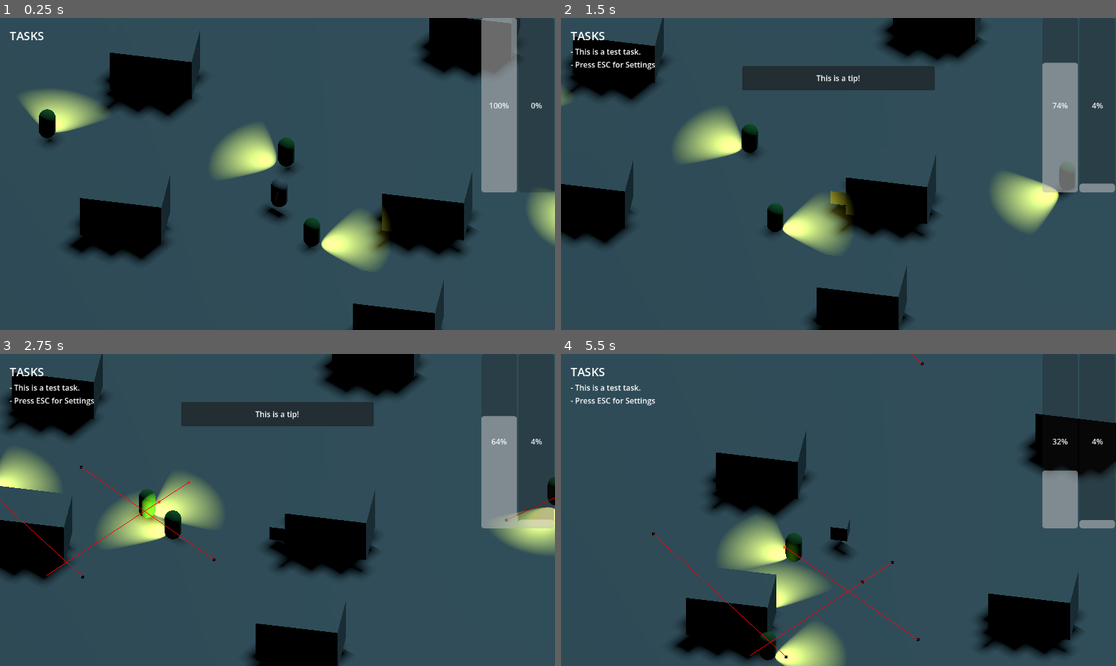
Above: before the commit, frames 1-4 (two rows, left to right).
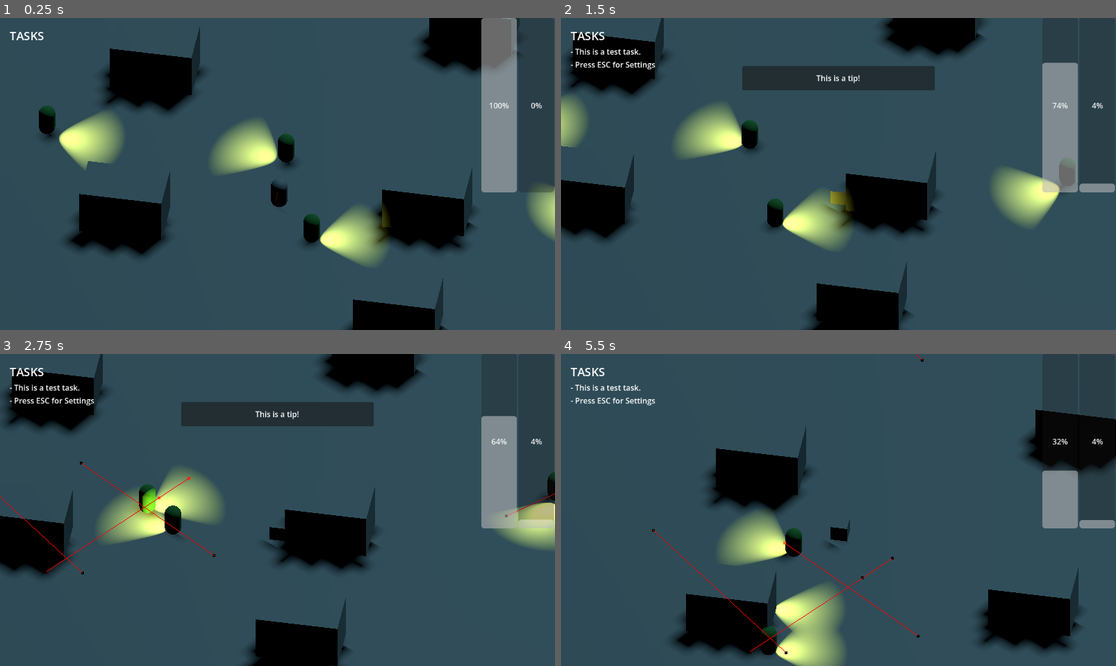
Above: after the commit, the same moments.

Repository: Fredzer0/McGameJam2026
Game: Godot game, scene res://levels/FredScene.tscn
Same seed, same stepped clock (60 frames per second), same inputs: the game is played once before the commit and once after it.
Inputs (mouse positions are in pixels of both pictures, inside the frame that each line leads up to):
- Up to frame 1 (0.25 s): no input
- Up to frame 2 (1.5 s): tap Enter (ui_accept) at 0.5, 0.77 s; move the mouse to (960, 158) at 0.52 s; hold D (move_right) 0.53-1.28 s; tap Shift (dash) at 0.6 s; move the mouse to (727, 189) at 1.27 s; hold S (move_down) from 1.28 s (still down); tap Space (hide) at 1.35 s
- Up to frame 3 (2.75 s): tap Enter (ui_accept) at 1.52 s; move the mouse to (333, 441) at 2.02 s; release S (move_down) at 2.03 s; hold D (move_right) from 2.03 s (still down); tap Shift (dash) at 2.1 s
- Up to frame 4 (5.5 s): move the mouse to (810, 572) at 2.77 s; release D (move_right) at 2.78 s; hold W (move_up) 2.78-3.53 s; tap Space (hide) at 2.85, 4.35 s; tap Enter (ui_accept) at 3.02, 3.77, 4.52 s; move the mouse to (1005, 556) at 3.52 s; hold A (move_left) 3.53-5.03 s; tap Shift (dash) at 3.6, 5.1 s; move the mouse to (672, 463) at 4.27 s; move the mouse to (866, 510) at 5.02 s; hold S (move_down) from 5.03 s (still down)

The runs differ from the first frame. In frame 1, 7.2% of the frame differs, in the area x 3-100%, y 0-100%; in frame 2, 5.5%; in frame 3, 6.0%; in frame 4, 6.6%.

Commit message:
touch ups

Diff:
--- /dev/null
+++ b/Scripts/game_director.gd
@@ -0,0 +1,11 @@
+extends Node3D
+
+
+# Called when the node enters the scene tree for the first time.
+func _ready() -> void:
+	pass # Replace with function body.
+
+
+# Called every frame. 'delta' is the elapsed time since the previous frame.
+func _process(delta: float) -> void:
+	pass
--- a/levels/FredScene.tscn
+++ b/levels/FredScene.tscn
@@ -4,6 +4,7 @@
 [ext_resource type="PackedScene" uid="uid://whl2a2p8t4r5" path="res://entities/enemies/npc.tscn" id="2_t0f4b"]
 [ext_resource type="PackedScene" uid="uid://b812iuikvckso" path="res://entities/player/Player.tscn" id="3_hbm7b"]
 [ext_resource type="Script" uid="uid://hnap8lcnuimj" path="res://Scripts/suspicion_director.gd" id="5_0mfq7"]
+[ext_resource type="Script" uid="uid://bf8ihgj0m2qtb" path="res://Scripts/game_director.gd" id="5_o7s4l"]
 [ext_resource type="Script" uid="uid://bd2xdysjc05n8" path="res://Scripts/camera_3d.gd" id="5_qahgl"]
 [ext_resource type="PackedScene" uid="uid://b5x8y1n2m3q1" path="res://ui/hud/HUD.tscn" id="6_57md5"]
 [ext_resource type="PackedScene" uid="uid://bh5xd7i8ik0ls" path="res://assets/ground.tscn" id="7_o7s4l"]
@@ -32,7 +33,7 @@
 [node name="Enemies" type="Node3D" parent="." unique_id=1505769874]
 
 [node name="NPC" parent="Enemies" unique_id=2091204191 instance=ExtResource("2_t0f4b")]
-transform = Transform3D(0.1432853, 0, 0.9896814, 0, 1, 0, -0.9896814, 0, 0.1432853, -14.828926, 1.397454, -3.7148848)
+transform = Transform3D(1, 0, 0, 0, 1, 0, 0, 0, 1, -14.828926, 1.397454, -3.7148848)
 axis_lock_linear_y = false
 
 [node name="NPC2" parent="Enemies" unique_id=968488436 instance=ExtResource("2_t0f4b")]
@@ -52,7 +53,7 @@
 axis_lock_linear_y = false
 
 [node name="Player" parent="." unique_id=253799011 groups=["player"] instance=ExtResource("3_hbm7b")]
-transform = Transform3D(1, 0, 0, 0, 1, 0, 0, 0, 1, 0, 1.3858306, 0)
+transform = Transform3D(1, 0, 0, 0, 1, 0, 0, 0, 1, 0.008, 1, 0)
 
 [node name="Camera3D" type="Camera3D" parent="Player" unique_id=1065322500]
 transform = Transform3D(0.9848077, -0.11619332, 0.12904574, 0, 0.7431448, 0.6691306, -0.17364818, -0.658965, 0.73185474, 3.8083897, 21.799608, 22.199783)
@@ -67,6 +68,9 @@
 
 [node name="SuspicionDirector" type="Node3D" parent="Systems" unique_id=851241639 groups=["suspicionDirector"]]
 script = ExtResource("5_0mfq7")
+
+[node name="GameDirector" type="Node3D" parent="Systems" unique_id=761007549]
+script = ExtResource("5_o7s4l")
 
 [node name="HUD" parent="." unique_id=1053323662 instance=ExtResource("6_57md5")]
 
@@ -90,6 +94,7 @@
 transform = Transform3D(1, 0, 0, 0, 1, 0, 0, 0, 1, -8.81119, 2.1167986, 3.4851832)
 
 [node name="ground" parent="NavigationRegion3D" unique_id=1434387679 instance=ExtResource("7_o7s4l")]
+transform = Transform3D(1, 0, 0, 0, 1, 0, 0, 0, 1, 0.004981041, 0.06409407, -0.06724739)
 
 [node name="Environment" type="Node3D" parent="." unique_id=960804561]
 transform = Transform3D(1, 0, 0, 0, 1, 0, 0, 0, 1, 0.031463623, 0.09568906, -0.06241274)
Not shown, added: Scripts/game_director.gd.uid
